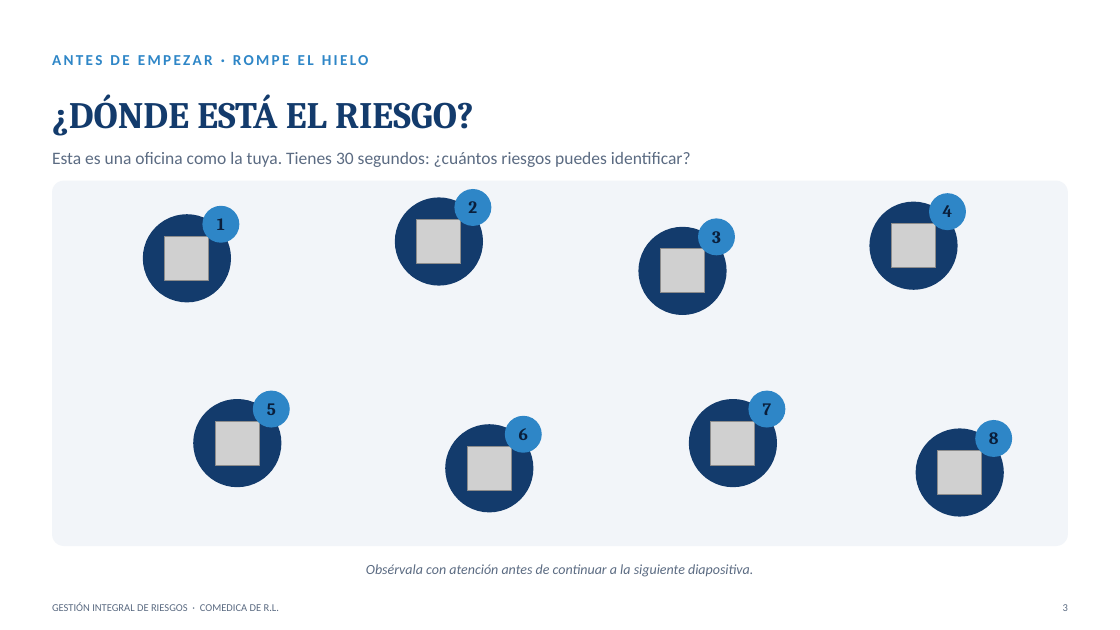
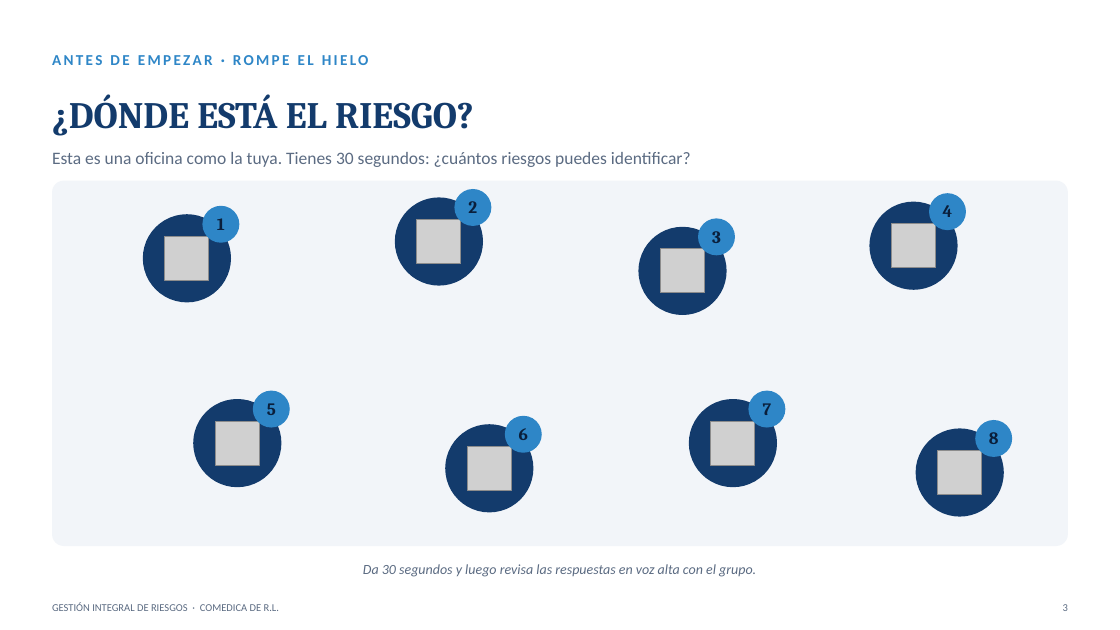
Before and after one commit to menjivar201280/riesgo, a slide deck: slide 3 of capacitacion-riesgos-2025/CAPACITACION_RIESGOS_2025.pptx. Drawn at 1120x630 pixels with LibreOffice and Linux fonts; fonts in the diff are those of the drawing; grey boxes stand for pictures. Boxes give left, top, right and bottom in pixels: in the first picture for what was removed or moved away, otherwise in the second. Text is boxed around its words. In the diff, an @@ line names an element or a change of style, - is before the commit and + after.

```diff
--- a/capacitacion-riesgos-2025/CAPACITACION_RIESGOS_2025.pptx
+++ b/capacitacion-riesgos-2025/CAPACITACION_RIESGOS_2025.pptx
@@ text at (363, 564, 756, 577): text changed @@
-Obsérvala con atención antes de continuar a la siguiente diapositiva.
+Da 30 segundos y luego revisa las respuestas en voz alta con el grupo.
```
Also in this commit, not shown: 16 other slides changed, 1 slide added, 28 slides removed.
